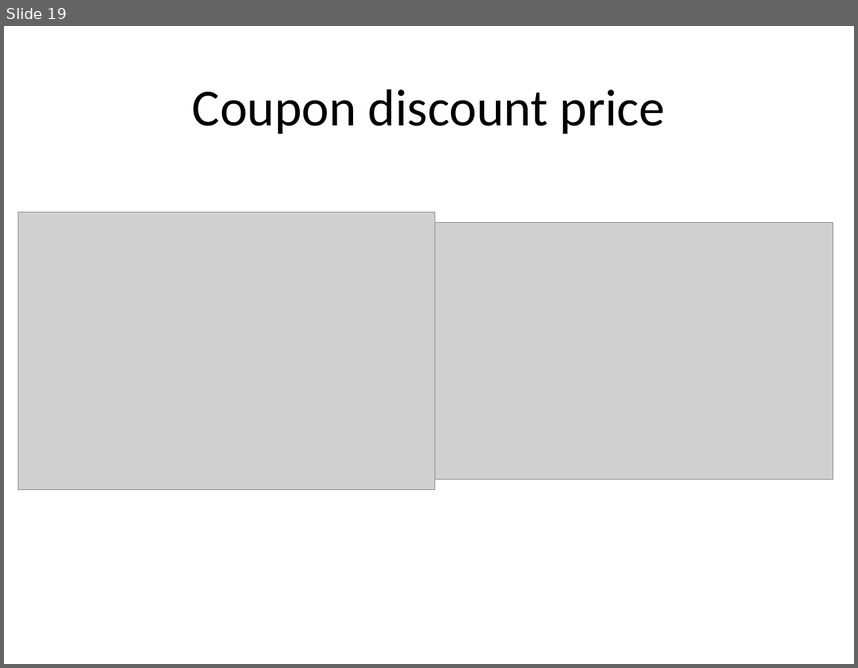
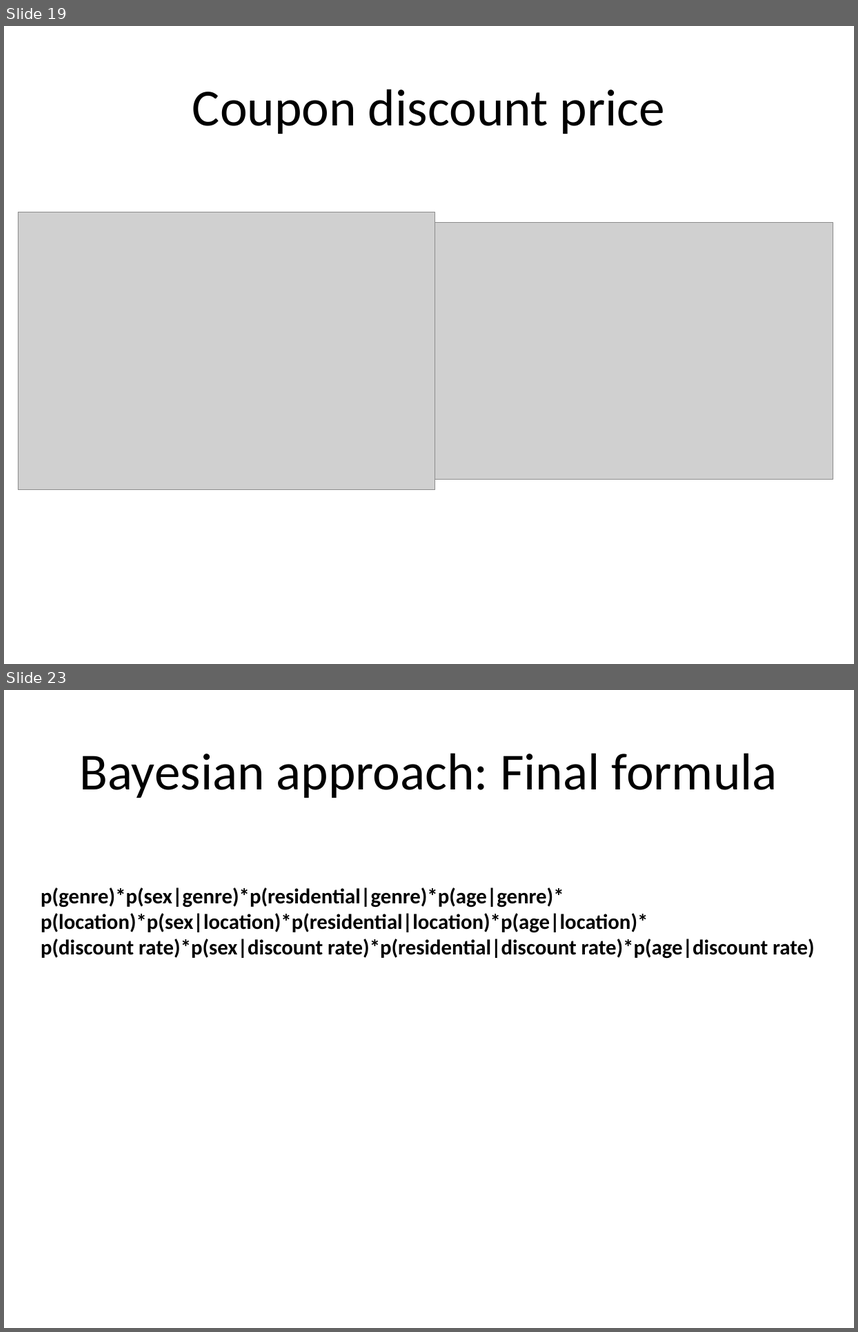
Before and after one commit to rkrtiwari/ponpare, a slide deck: exploratory_analysis.pptx. Shown one above the other, each under a label of ours: slide 19 before the commit, slides 19 and 23 after it; the slides between them are not shown. The pictures are 858x668 and 858x1332 pixels, drawn with LibreOffice and Linux fonts; fonts in the diff are those of the drawing; grey boxes stand for pictures. Boxes give left, top, right and bottom in pixels: in the first picture for what was removed or moved away, otherwise in the second. Text is boxed around its words. In the diff, an @@ line names an element or a change of style, - is before the commit and + after.

Commit message:
added bayesian implementation detail

```diff
--- a/exploratory_analysis.pptx
+++ b/exploratory_analysis.pptx
@@ slide 23 added at <box>4,690,854,1328</box>, background #FFFFFF @@
@@ title added at <box>79,753,777,798</box>, 44 pt, text #000000 @@
+Bayesian approach: Final formula
@@ text added at <box>41,887,815,958</box>, 18 pt, text #000000, bold @@
+p(genre)*p(sex|genre)*p(residential|genre)*p(age|genre)*
+p(location)*p(sex|location)*p(residential|location)*p(age|location)*
+p(discount rate)*p(sex|discount rate)*p(residential|discount rate)*p(age|discount rate)
```
Also in this commit, not shown: 4 other slides added.
